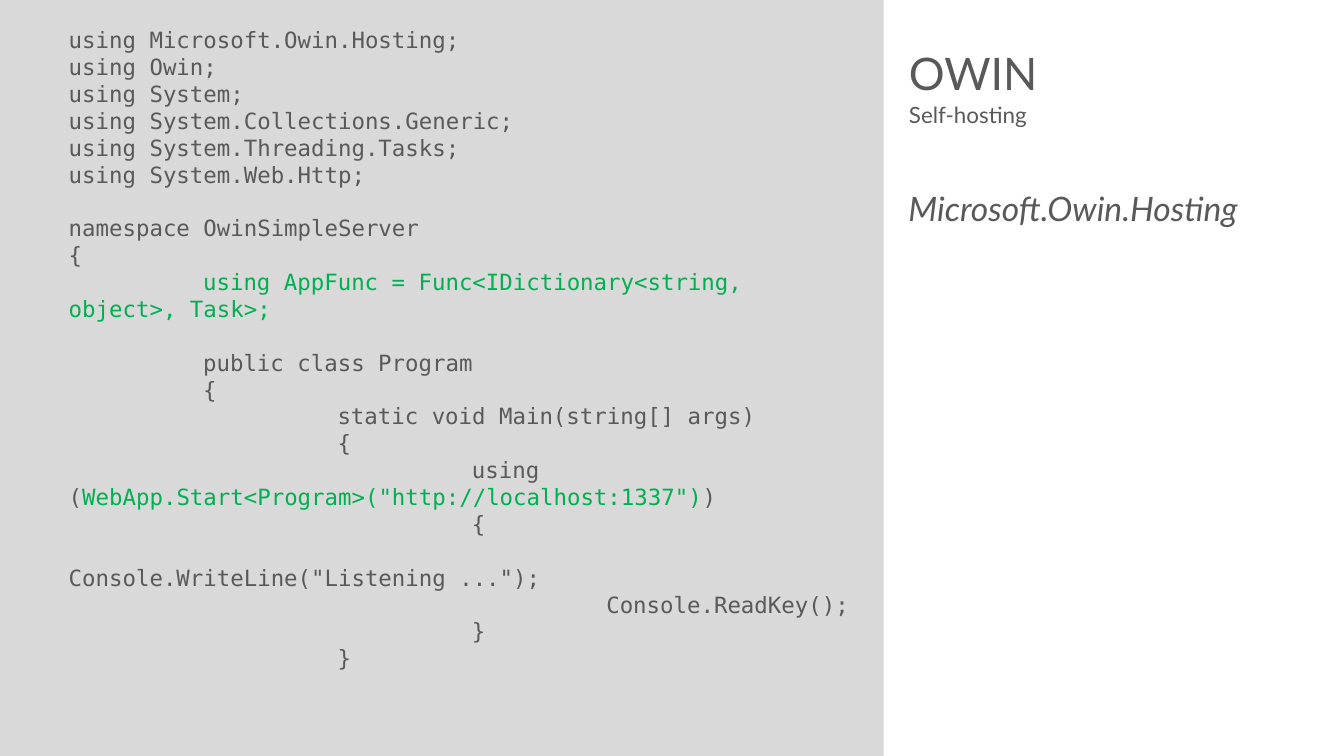
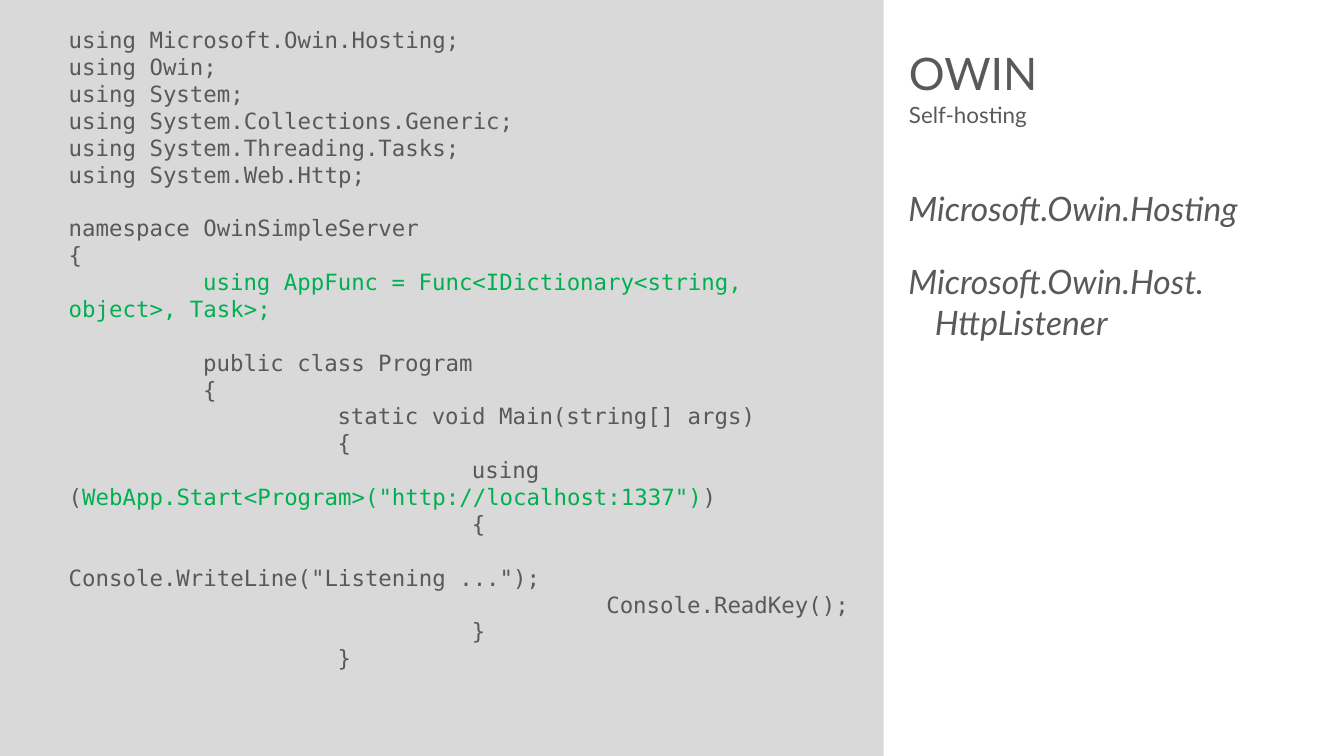
Before and after one commit to rstropek/Samples, a slide deck: slide 8 of OwinFundamentals/Slides/OWIN Fundamentals.pptx. Drawn at 1344x756 pixels with LibreOffice and Linux fonts; fonts in the diff are those of the drawing. Boxes give left, top, right and bottom in pixels: in the first picture for what was removed or moved away, otherwise in the second. Text is boxed around its words. In the diff, an @@ line names an element or a change of style, - is before the commit and + after.

Commit message:
Added OWIN Fundamentals Slides

```diff
--- a/OwinFundamentals/Slides/OWIN Fundamentals.pptx
+++ b/OwinFundamentals/Slides/OWIN Fundamentals.pptx
@@ text at [908,269,1204,341]: paragraph added @@
+Microsoft.Owin.Host. HttpListener
```
Also in this commit, not shown: 2 other slides changed.
